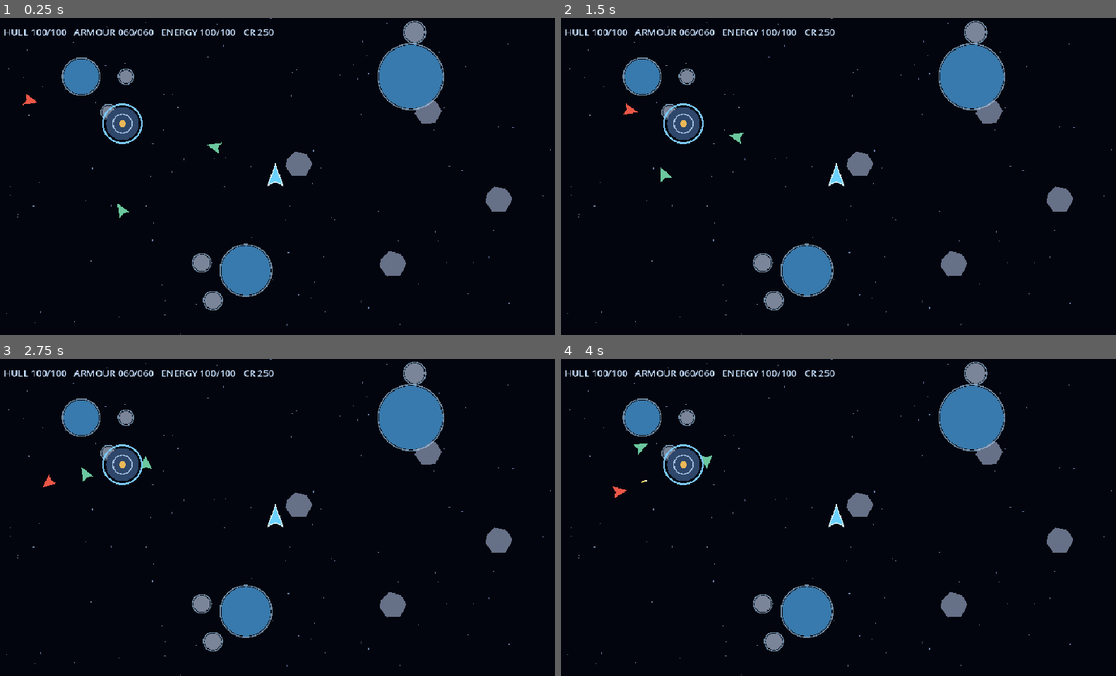
Above: before the commit, frames 1-4 (two rows, left to right).
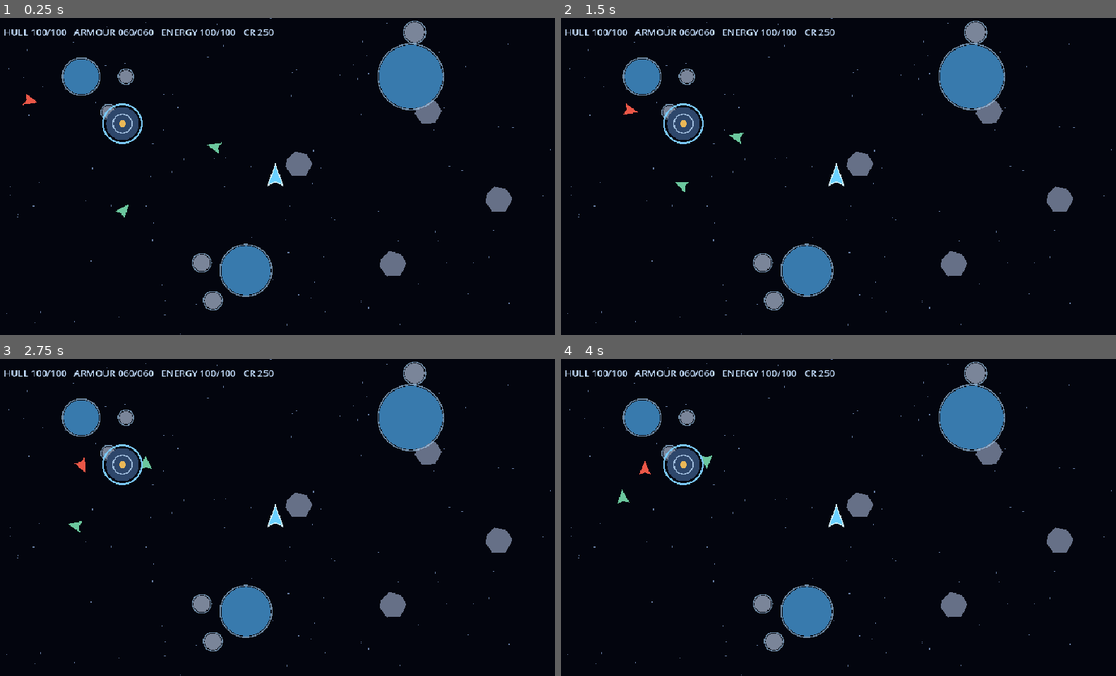
Above: after the commit, the same moments.

Repository: DARTVADER1-DROID/Star-Forge
Game: Godot game, scene res://scenes/main.tscn
Same seed, same stepped clock (60 frames per second), same inputs: the game is played once before the commit and once after it.
Inputs (mouse positions are in pixels of both pictures, inside the frame that each line leads up to):
- Up to frame 1 (0.25 s): no input
- Up to frame 2 (1.5 s): move the mouse to (960, 160) at 0.52 s; click (960, 160) at 0.67 s; drag from (721, 192) to (627, 109) at 1.27 s
- Up to frame 3 (2.75 s): move the mouse to (333, 447) at 2.02 s; click (333, 447) at 2.17 s
- Up to frame 4 (4 s): drag from (810, 580) to (666, 469) at 2.77 s; move the mouse to (1005, 565) at 3.52 s; click (1005, 565) at 3.67 s

The runs differ from the first frame. In frame 1, less than 0.1% of the frame differs, in the area x 20-24%, y 58-64%; in frame 2, less than 0.1%; in frame 3, 0.2%; in frame 4, 0.2%, in the area x 9-17%, y 26-46%.

Commit message:
Apply original art pack textures to gameplay

Diff:
--- a/scripts/combat/projectile.gd
+++ b/scripts/combat/projectile.gd
@@ -9,6 +9,7 @@
 var from_player := true
 var active := false
 var _age := 0.0
+var _sprite: Sprite2D
 
 func _ready() -> void:
     var shape := CircleShape2D.new()
@@ -17,6 +18,9 @@
     collision.shape = shape
     add_child(collision)
     body_entered.connect(_on_body_entered)
+    _sprite = Sprite2D.new()
+    _sprite.texture_filter = CanvasItem.TEXTURE_FILTER_NEAREST
+    add_child(_sprite)
     monitoring = false
     visible = false
     set_physics_process(false)
@@ -34,6 +38,11 @@
     damage = projectile_damage
     speed = projectile_speed
     _age = 0.0
+    if is_instance_valid(_sprite):
+        var texture_name := "proj_laser_blue.png" if from_player else "proj_laser_red.png"
+        _sprite.texture = AssetLibrary.load_texture(texture_name)
+        _sprite.rotation = direction.angle() + PI / 2.0
+        _sprite.scale = Vector2(0.65,0.65)
     active = true
     visible = true
     set_physics_process(true)
@@ -67,7 +76,7 @@
         deactivate()
 
 func _draw() -> void:
-    if not active:
+    if not active or (is_instance_valid(_sprite) and _sprite.texture != null):
         return
     draw_line(Vector2.ZERO,-direction*9.0,Color(1.0,0.82,0.38),3.0)
     draw_circle(Vector2.ZERO,2.0,Color(1.0,0.96,0.72))
